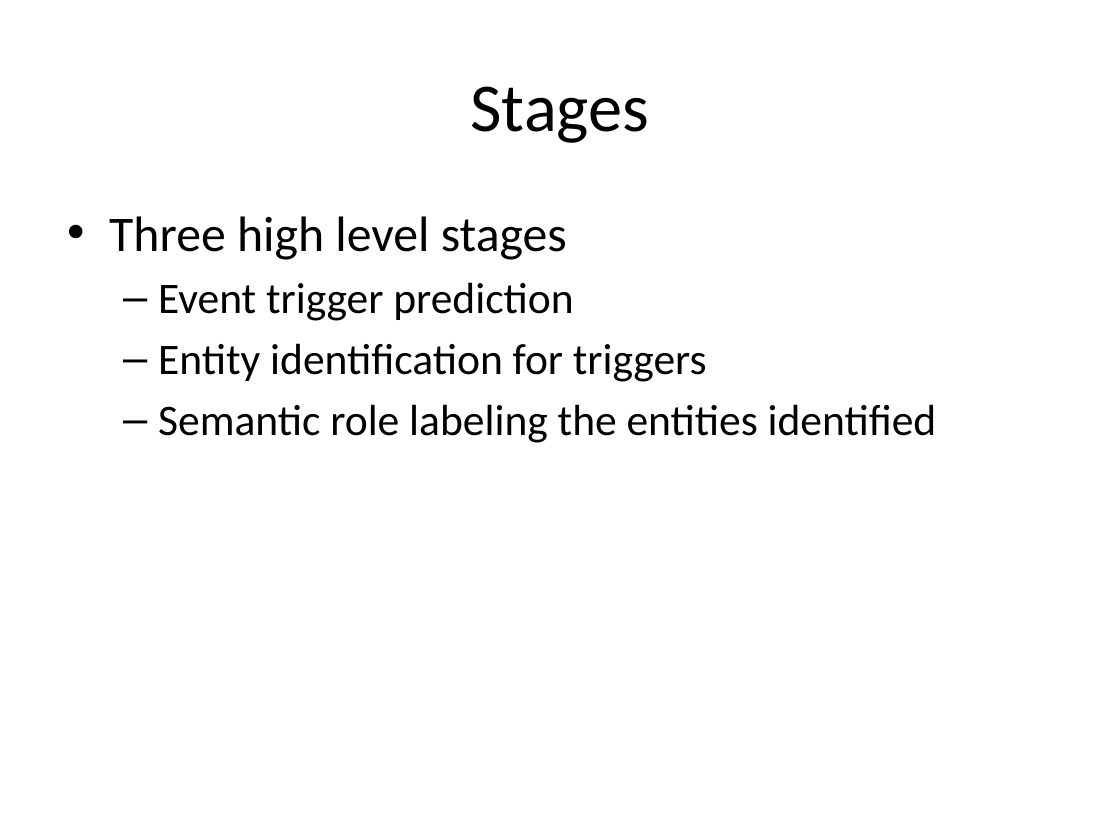
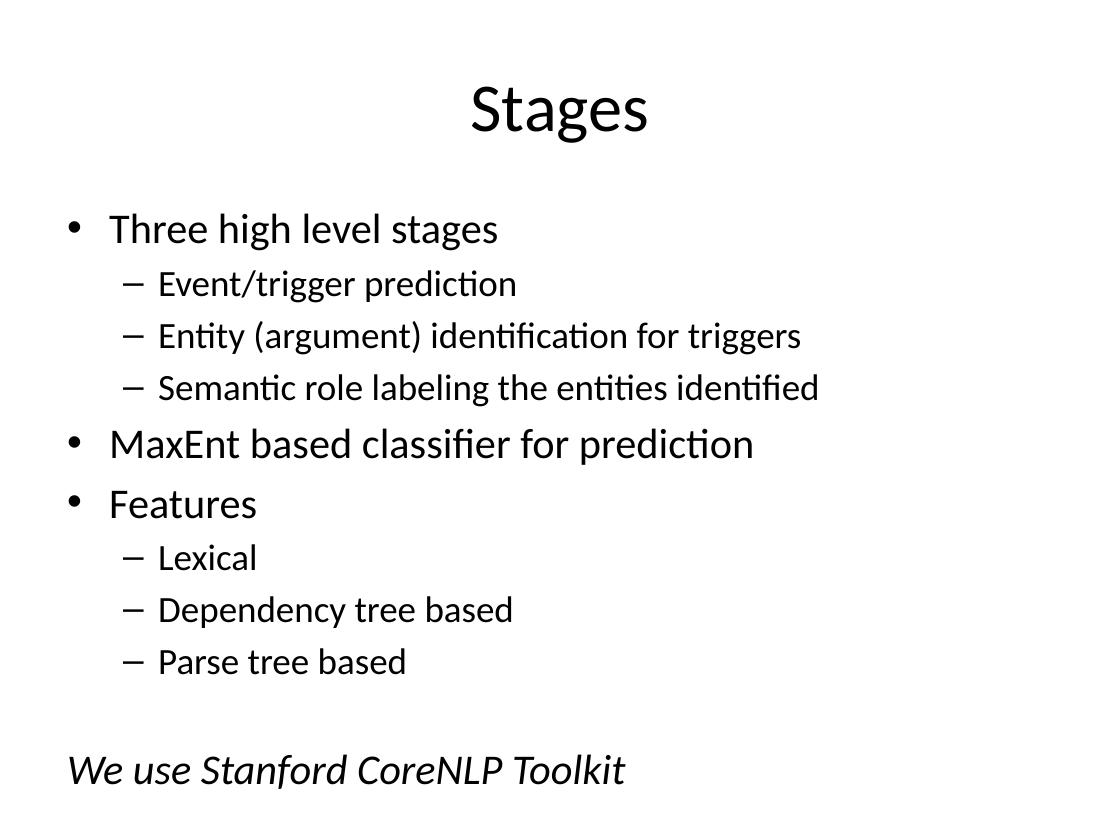
Before and after one commit to ajutscaria/CS224U, a slide deck: slide 3 of Presentation/Anubhai Philip Scaria.pptx (slide 6 before the commit). Drawn at 1120x840 pixels with LibreOffice and Linux fonts; fonts in the diff are those of the drawing. Boxes give left, top, right and bottom in pixels: in the first picture for what was removed or moved away, otherwise in the second. Text is boxed around its words. In the diff, an @@ line names an element or a change of style, - is before the commit and + after.

Commit message:
Updated slides

```diff
--- a/Presentation/Anubhai Philip Scaria.pptx
+++ b/Presentation/Anubhai Philip Scaria.pptx
@@ text at box(109, 213, 819, 407): size 32 to 27.2 pt in "Three high level stages"; size 28 to 23.8 pt in "Semantic role labeling the entities identified" @@
@@ text at box(158, 270, 802, 355): text changed; size 28 to 23.8 pt @@
-  – Event trigger prediction
-  – Entity identification for triggers
+  – Event/trigger prediction
+  – Entity (argument) identification for triggers
@@ text at box(67, 428, 754, 789): paragraphs added @@
+• MaxEnt based classifier for prediction
+• Features
+  – Lexical
+  – Dependency tree based
+  – Parse tree based
+We use Stanford CoreNLP Toolkit
```
Also in this commit, not shown: 8 other slides changed, 12 slides added, 8 slides removed, 1 other file.
